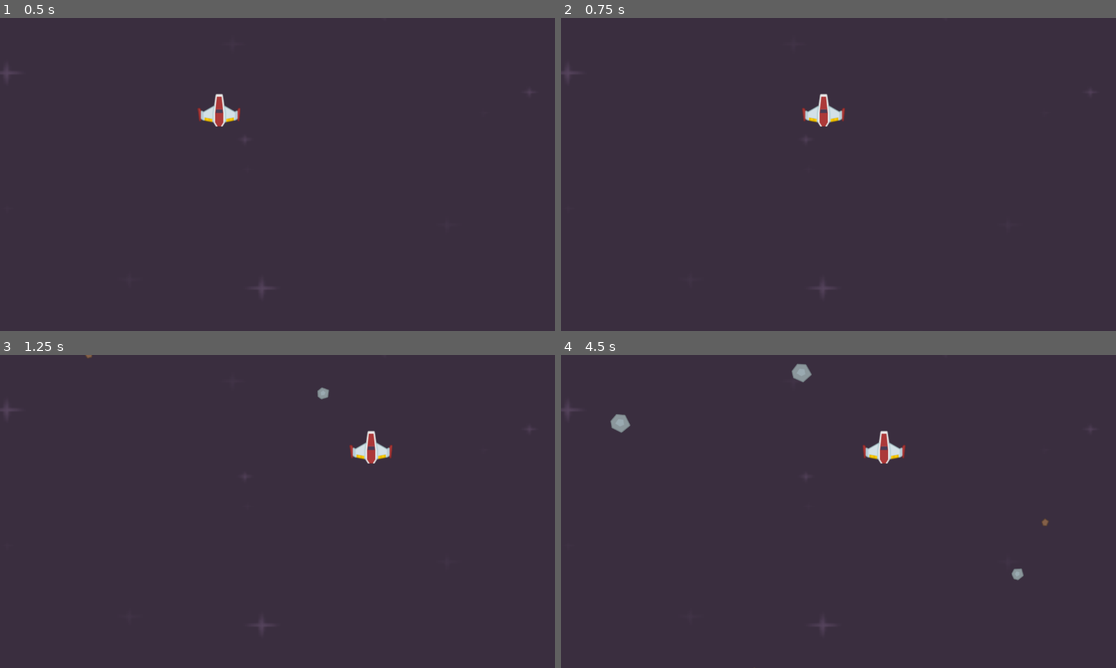
Above: before the commit, frames 1-4 (two rows, left to right).
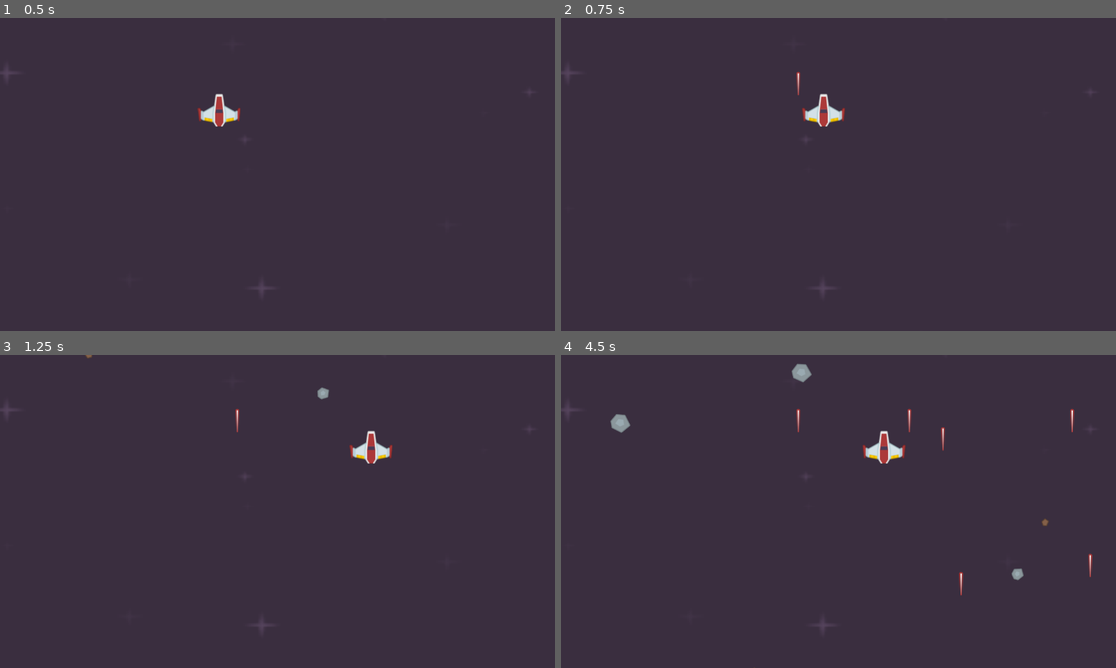
Above: after the commit, the same moments.

Repository: Yrthgze/GodotCrashCourese
Game: Godot game, scene res://Scenes/level.tscn
The game is run twice, just before and just after one commit, with the same random seed, the same clock (stepped at 60 frames per second) and the same inputs.
Inputs:
- Up to frame 1 (0.5 s): no input
- Up to frame 2 (0.75 s): tap Enter at 0.5 s; hold Right (right) from 0.53 s (still down); tap Space (shoot, bound only after the commit) at 0.6 s
- Up to frame 3 (1.25 s): keep holding Right (right)
- Up to frame 4 (4.5 s): release Right (right) at 1.28 s; hold Down (down) 1.28-2.03 s; tap Space (shoot, bound only after the commit) every 0.75 s from 1.35 to 4.35 s; hold Right (right) 2.03-2.78 s; hold Up (up) 2.78-3.53 s; hold Left (left) from 3.53 s (still down)

Frame 1 is identical in both runs. In frame 2, less than 0.1% of the frame differs, in the area x 42-44%, y 17-25%; in frame 3, less than 0.1%; in frame 4, 0.3%, in the area x 42-96%, y 17-77%.

Commit message:
[GodotCrashCourse]: Fire limiting

Diff:
--- a/CrashCourse#1/Scenes/laser.tscn
+++ b/CrashCourse#1/Scenes/laser.tscn
@@ -1,5 +1,6 @@
-[gd_scene load_steps=3 format=3 uid="uid://ttdeidtfmx5u"]
+[gd_scene load_steps=4 format=3 uid="uid://ttdeidtfmx5u"]
 
+[ext_resource type="Script" path="res://Scenes/laser.gd" id="1_3r68h"]
 [ext_resource type="Texture2D" uid="uid://cvhwvbmsf05vg" path="res://kenney_space-shooter-redux/PNG/Lasers/laserRed01.png" id="1_vvobx"]
 
 [sub_resource type="CapsuleShape2D" id="CapsuleShape2D_qmg3c"]
@@ -9,6 +10,7 @@
 [node name="Laser" type="Area2D"]
 collision_layer = 8
 collision_mask = 2
+script = ExtResource("1_3r68h")
 
 [node name="Sprite2D" type="Sprite2D" parent="."]
 texture = ExtResource("1_vvobx")
--- a/CrashCourse#1/Scenes/level.gd
+++ b/CrashCourse#1/Scenes/level.gd
@@ -1,10 +1,14 @@
 extends Node2D
 
 var meteor_scene: PackedScene = load("res://Scenes/meteor.tscn")
+var laser_scene: PackedScene = load("res://Scenes/laser.tscn")
 var meteor_list = ""
+var laser_list = ""
+var laser_ready = true
 # Called when the node enters the scene tree for the first time.
 func _ready():
 	meteor_list = $Meteors
+	laser_list = $Lasers
 
 # Called every frame. 'delta' is the elapsed time since the previous frame.
 func _process(delta):
@@ -13,3 +17,8 @@
 func _on_meteor_timer_timeout():
 	var new_meteor = meteor_scene.instantiate()
 	meteor_list.add_child(new_meteor)
+
+func _on_player_laser(pos):
+	var new_laser = laser_scene.instantiate()
+	laser_list.add_child(new_laser)
+	new_laser.position = pos
--- a/CrashCourse#1/Scenes/level.tscn
+++ b/CrashCourse#1/Scenes/level.tscn
@@ -23,8 +23,6 @@
 
 [node name="Player" parent="." instance=ExtResource("1_ostsi")]
 position = Vector2(505, 213)
-
-[node name="Meteors" type="Node2D" parent="."]
 
 [node name="Borders" type="Node2D" parent="."]
 position = Vector2(1318, 360)
@@ -66,4 +64,9 @@
 autostart = true
 script = ExtResource("4_ityqm")
 
+[node name="Lasers" type="Node2D" parent="."]
+
+[node name="Meteors" type="Node2D" parent="."]
+
+[connection signal="Laser" from="Player" to="." method="_on_player_laser"]
 [connection signal="timeout" from="MeteorTimer" to="." method="_on_meteor_timer_timeout"]
--- a/CrashCourse#1/Scenes/player.gd
+++ b/CrashCourse#1/Scenes/player.gd
@@ -1,14 +1,25 @@
 extends CharacterBody2D
-
+signal Laser(pos)
 var player_node = ""
 # The ':=' sets de type of the base_speed to the type of the value assigned
 @export var base_speed := 500
+var laser_ready = true
 # Called when the node enters the scene tree for the first time.
 func _ready():
 	player_node = $PlayerImage
 
+func shoot():
+	Laser.emit($LaserStartPos.global_position)
+
 # Called every frame. 'delta' is the elapsed time since the previous frame.
-func _process(delta):
+func _process(_delta):
 	var direction = Input.get_vector("left", "right", "up", "down")
 	velocity = direction * base_speed
 	move_and_slide()
+	if Input.is_action_just_pressed("shoot") and laser_ready:
+		shoot()
+		laser_ready = false
+		$LaserTimer.start()
+
+func _on_laser_timer_timeout():
+	laser_ready = true
--- a/CrashCourse#1/Scenes/player.tscn
+++ b/CrashCourse#1/Scenes/player.tscn
@@ -12,3 +12,12 @@
 
 [node name="CollisionPolygon2D" type="CollisionPolygon2D" parent="."]
 polygon = PackedVector2Array(7, -36, 11, -15, 35, 2, 47, -6, 47, 22, 6, 37, -6, 36, -45, 22, -48, -5, -36, 0, -13, -13, -8, -39)
+
+[node name="LaserStartPos" type="Marker2D" parent="."]
+position = Vector2(0, -62)
+gizmo_extents = 20.8
+
+[node name="LaserTimer" type="Timer" parent="."]
+wait_time = 0.5
+
+[connection signal="timeout" from="LaserTimer" to="." method="_on_laser_timer_timeout"]
--- a/CrashCourse#1/project.godot
+++ b/CrashCourse#1/project.godot
@@ -42,6 +42,11 @@
 "events": [Object(InputEventKey,"resource_local_to_scene":false,"resource_name":"","device":-1,"window_id":0,"alt_press …(182 unchanged characters)…
 ]
 }
+shoot={
+"deadzone": 0.5,
+"events": [Object(InputEventKey,"resource_local_to_scene":false,"resource_name":"","device":-1,"window_id":0,"alt_pressed":false,"shift_pressed":false,"ctrl_pressed":false,"meta_pressed":false,"pressed":false,"keycode":0,"physical_keycode":32,"key_label":0,"unicode":32,"echo":false,"script":null)
+]
+}
 
 [layer_names]
 
